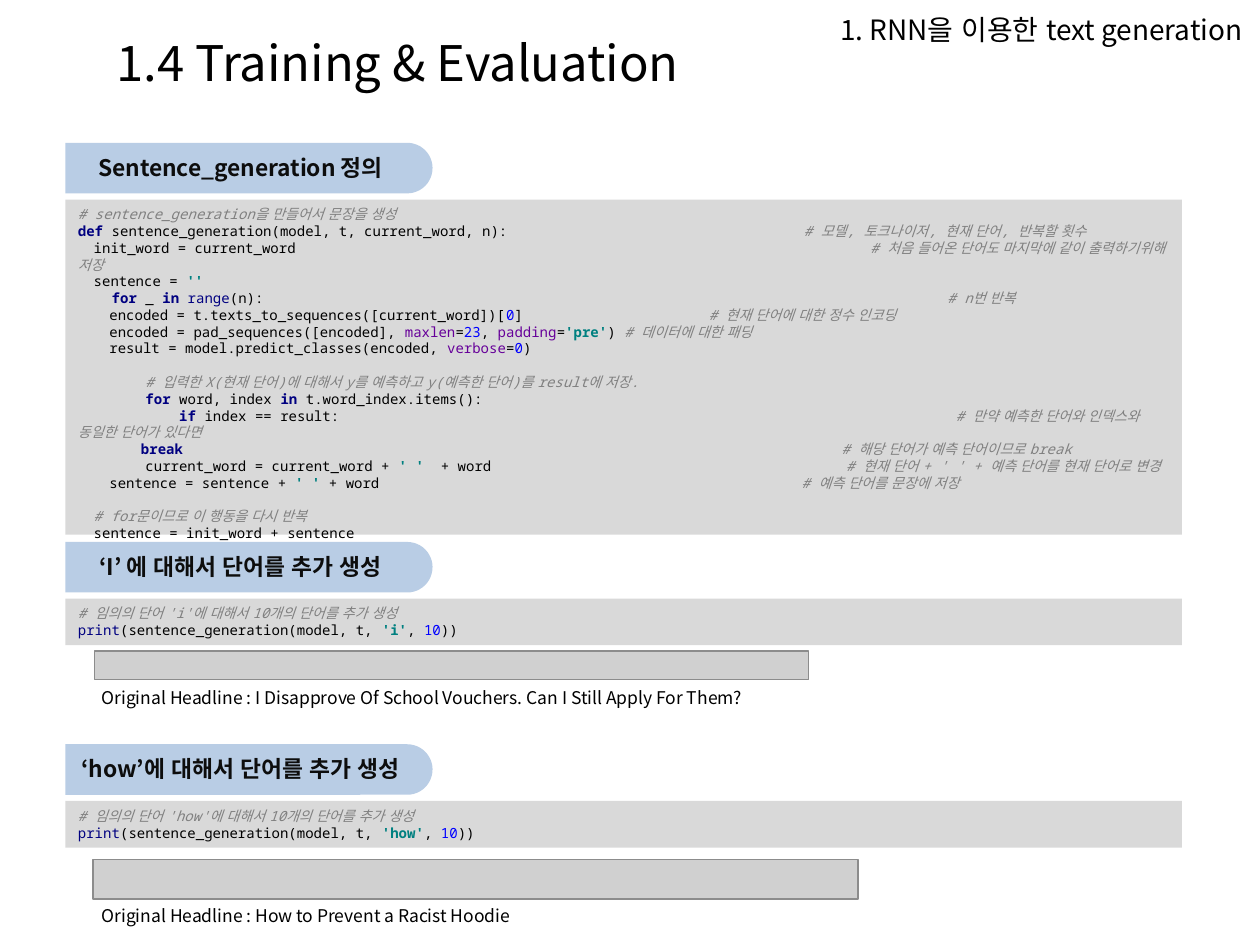
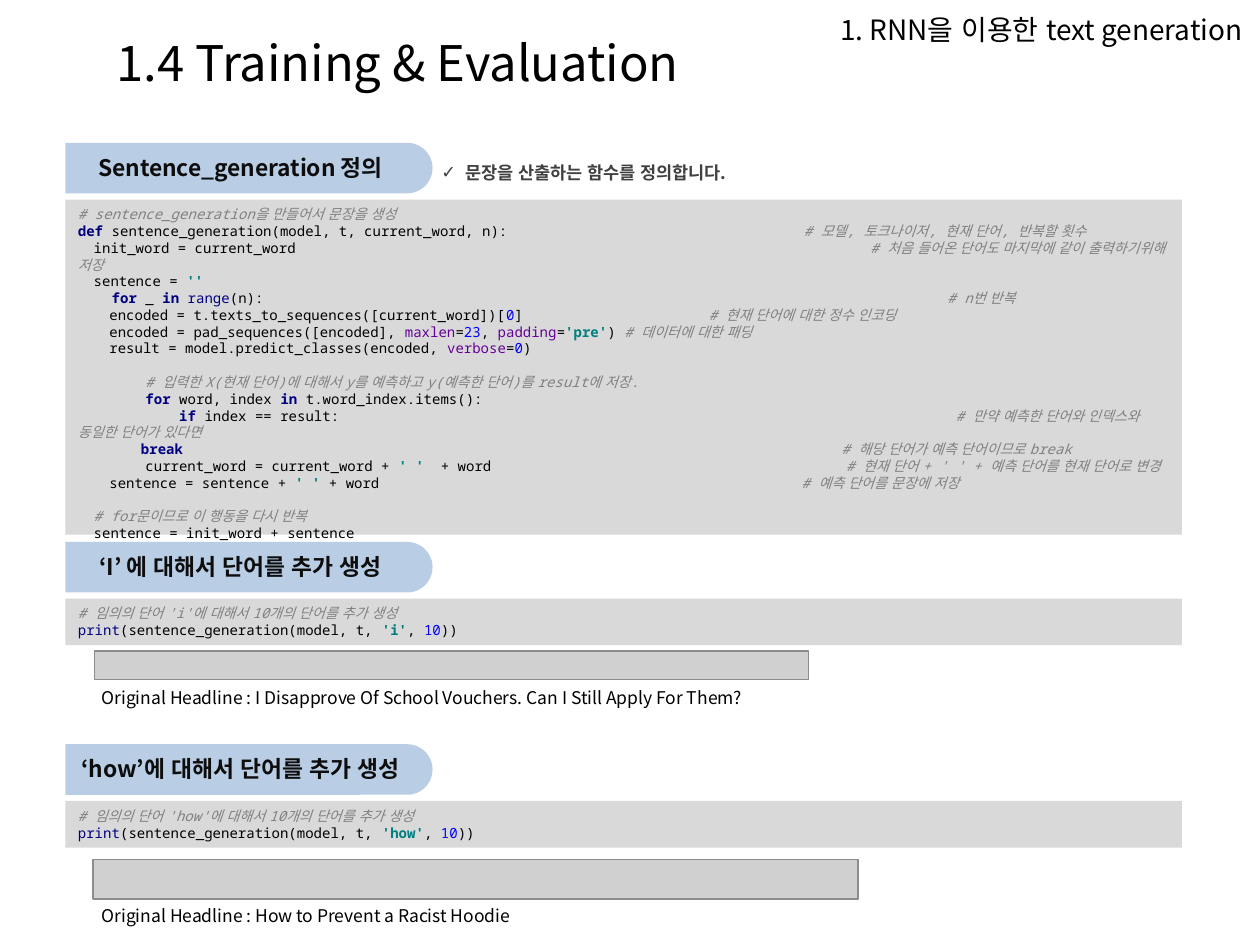
Before and after one commit to Heechul90/Tensorflow_RNN, a slide deck: slide 12 of text_generation/text_generation.pptx. Drawn at 1260x945 pixels with LibreOffice and Linux fonts; fonts in the diff are those of the drawing; grey boxes stand for pictures; background and template pictures are left out. Boxes give left, top, right and bottom in pixels: in the first picture for what was removed or moved away, otherwise in the second. Text is boxed around its words. In the diff, an @@ line names an element or a change of style, - is before the commit and + after.

```diff
--- a/text_generation/text_generation.pptx
+++ b/text_generation/text_generation.pptx
@@ text added at <box>465,164,726,181</box>, 10 pt, text #404040, bold @@
+✓ 문장을 산출하는 함수를 정의합니다.
```
Also in this commit, not shown: 8 other slides changed, 2 slides added, 6 slides removed, 1 other file.
